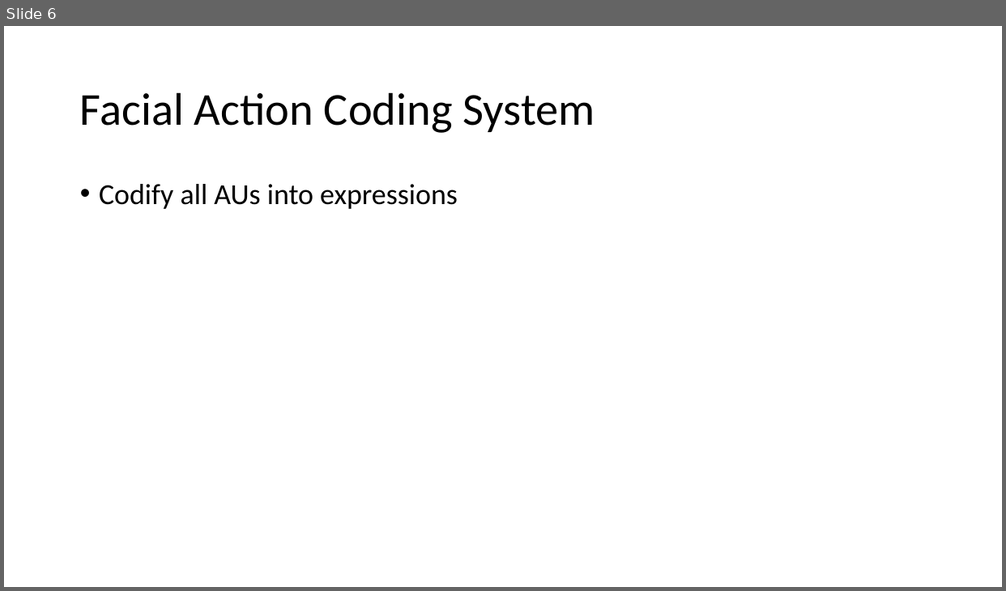
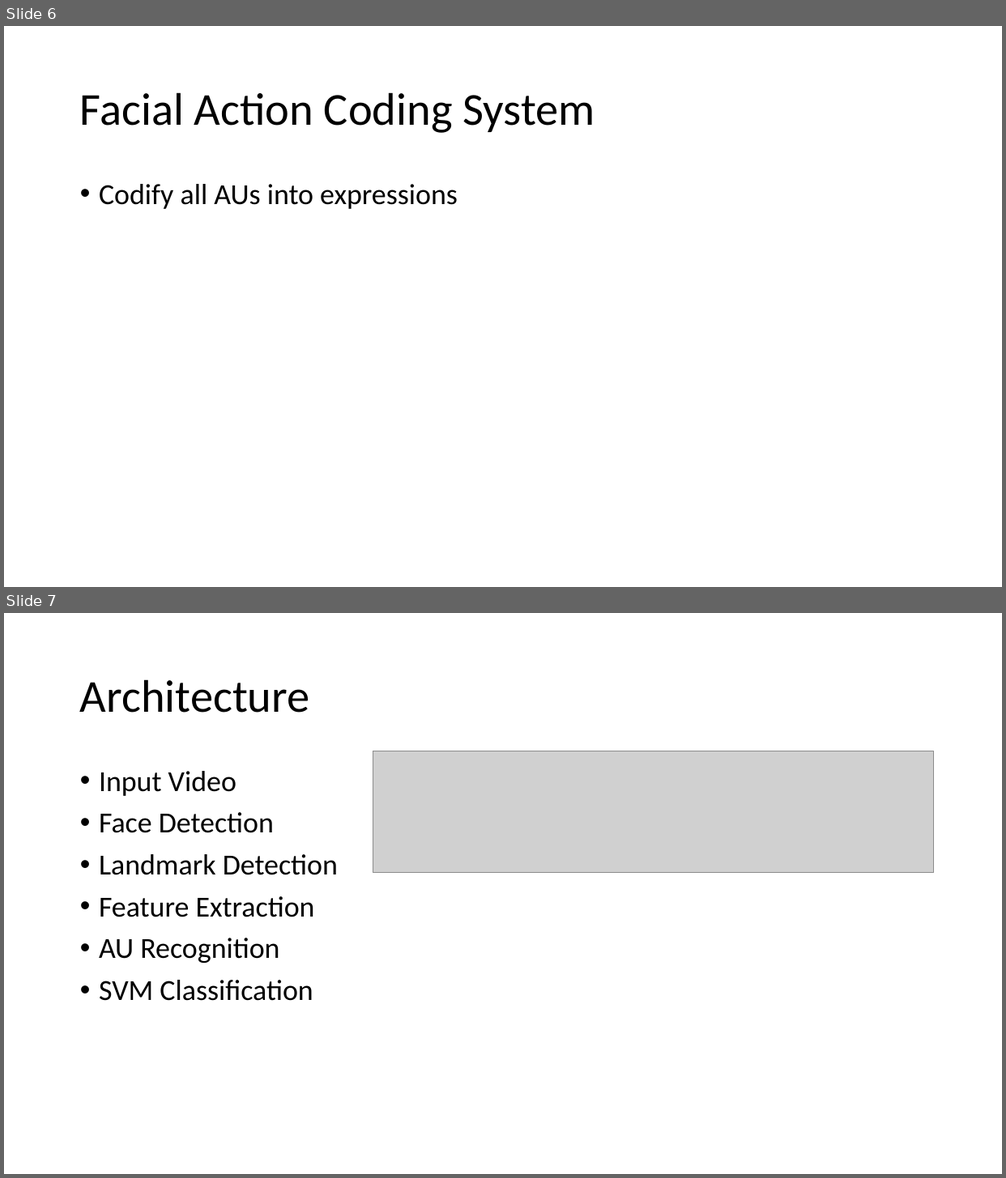
Before and after one commit to AscaL/thesis, a slide deck: Deception Detection using Facial Action Units.pptx. Shown one above the other, each under a label of ours: slide 6 before the commit, slides 6 and 7 after it. The pictures are 1006x591 and 1006x1178 pixels, drawn with LibreOffice and Linux fonts; fonts in the diff are those of the drawing; grey boxes stand for pictures. Boxes give left, top, right and bottom in pixels: in the first picture for what was removed or moved away, otherwise in the second. Text is boxed around its words. In the diff, an @@ line names an element or a change of style, - is before the commit and + after.

```diff
--- a/Deception Detection using Facial Action Units.pptx
+++ b/Deception Detection using Facial Action Units.pptx
@@ slide 7 added at (4, 613, 1002, 1174), background #FFFFFF @@
@@ title added at (80, 679, 310, 713), 44 pt, text #000000 @@
+Architecture
@@ picture added at (373, 752, 934, 873) @@
@@ text added at (99, 771, 338, 1001), 28 pt, text #000000 @@
+• Input Video
+• Face Detection
+• Landmark Detection
+• Feature Extraction
+• AU Recognition
+• SVM Classification
```
Also in this commit, not shown: 1 slide changed, 2 other slides added, 2 other files.
